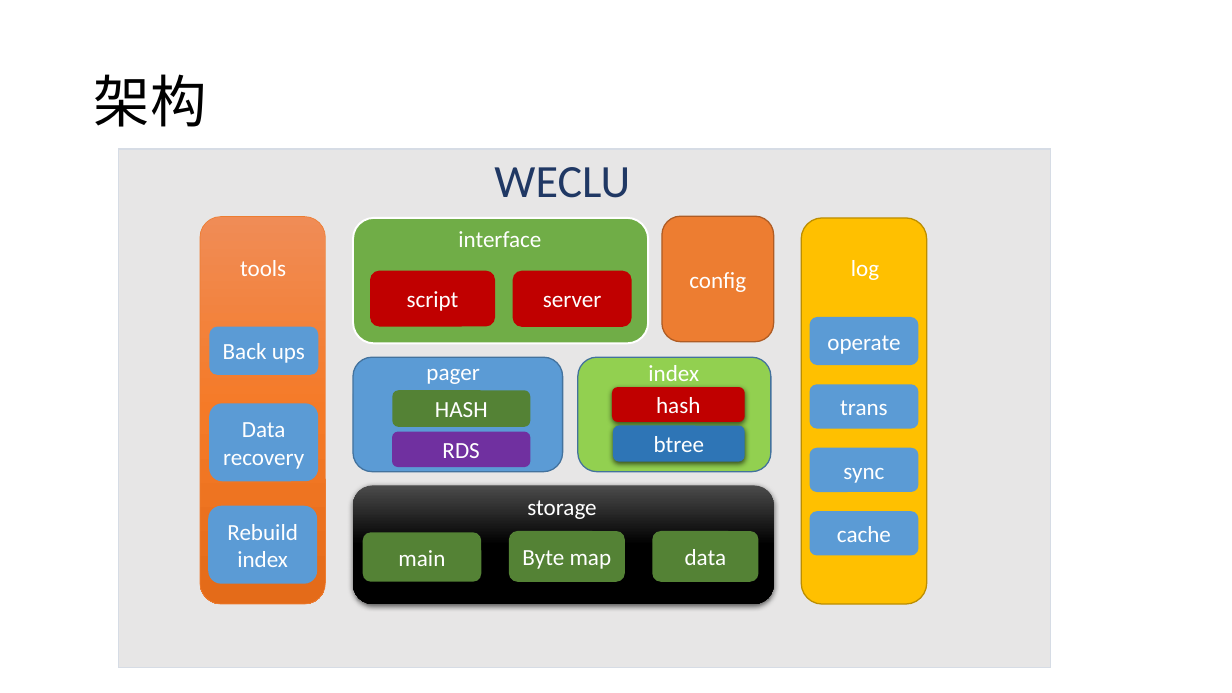
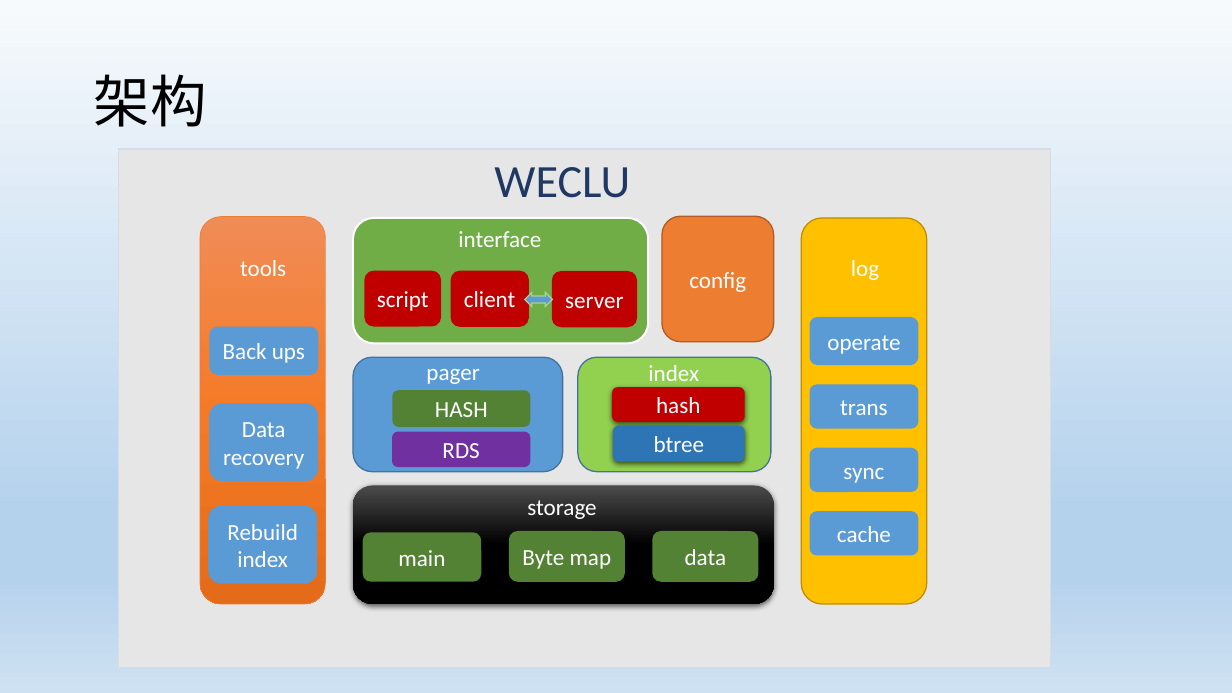
Before and after one commit to zoujunrong/weclu, a slide deck: slide 4 of weclu.pptx. Drawn at 1232x693 pixels with LibreOffice and Linux fonts; fonts in the diff are those of the drawing. Boxes give left, top, right and bottom in pixels: in the first picture for what was removed or moved away, otherwise in the second. Text is boxed around its words. In the diff, an @@ line names an element or a change of style, - is before the commit and + after.

```diff
--- a/weclu.pptx
+++ b/weclu.pptx
@@ background #FFFFFF to gradient #F7FAFD to #B5D2EC to #CEE1F2 @@
@@ rounded rectangle "script" resized from (x1=370, y1=271, x2=494, y2=327) to (x1=364, y1=271, x2=441, y2=327) @@
@@ rounded rectangle added at (x1=451, y1=271, x2=530, y2=327), fill #C00000, 18 pt, text #FFFFFF @@
+client
@@ left right arrow added at (x1=525, y1=292, x2=553, y2=306), fill #5B9BD5, outline #A9D18E 1 pt @@
@@ rounded rectangle "server" resized from (x1=513, y1=271, x2=632, y2=327) to (x1=552, y1=271, x2=637, y2=327) @@
```
Also in this commit, not shown: 12 other slides changed, 8 slides added, 1 slide removed, 9 other files.
